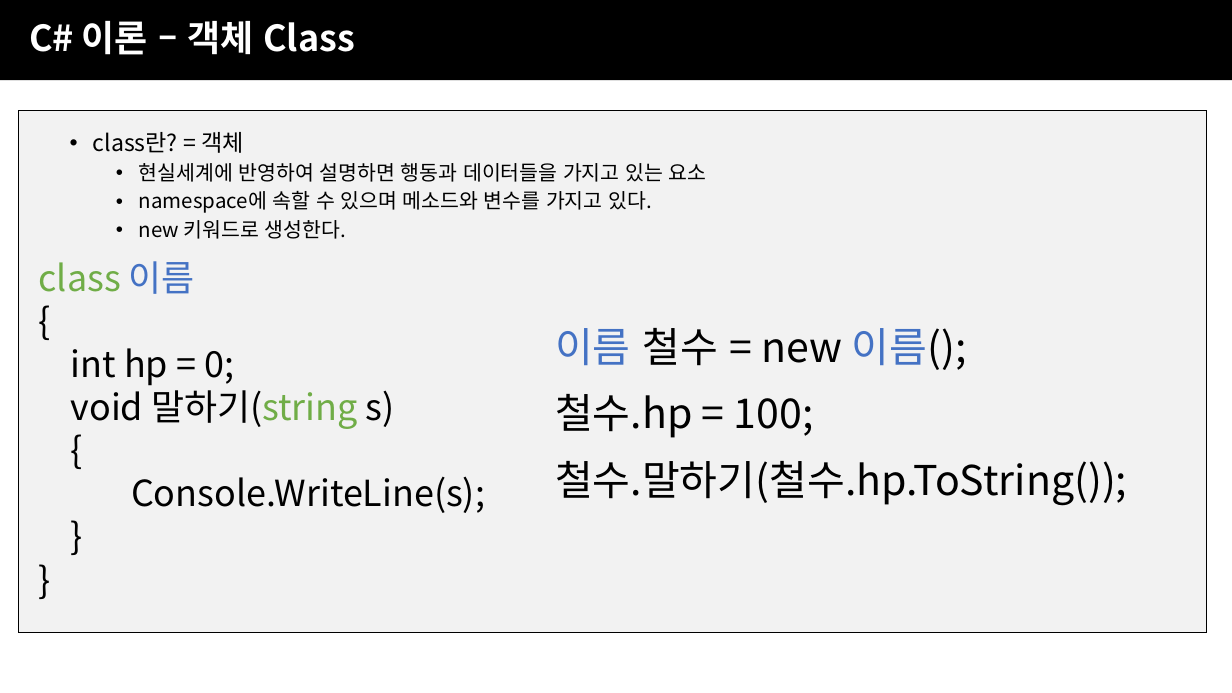
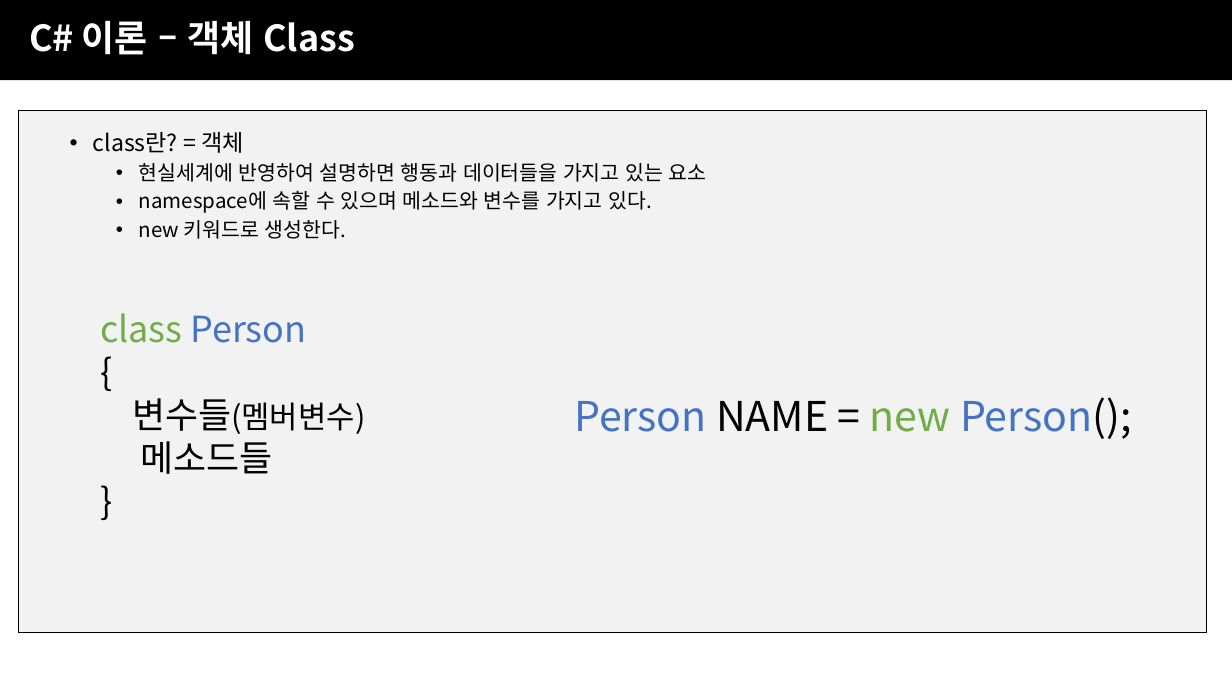
Before and after one commit to JJaery/SBSGameAcademy3, a slide deck: slide 13 of 2주차/SBS게임아카데미_UNITY주말4개월_2주차.pptx (slide 6 before the commit). Drawn at 1232x693 pixels with LibreOffice and Linux fonts; fonts in the diff are those of the drawing; background and template pictures are left out. Boxes give left, top, right and bottom in pixels: in the first picture for what was removed or moved away, otherwise in the second. Text is boxed around its words. In the diff, an @@ line names an element or a change of style, - is before the commit and + after.

```diff
--- a/2주차/SBS게임아카데미_UNITY주말4개월_2주차.pptx
+++ b/2주차/SBS게임아카데미_UNITY주말4개월_2주차.pptx
@@ text "class Person": place and size @@
-text "class Person" at (39, 261, 485, 513)
+text "class Person" at (100, 313, 365, 474)
@@ text at (100, 313, 306, 343): text changed; text colour #70AD47 to #4472C4 @@
-class 이름
+class Person
@@ text at (132, 398, 365, 474): text changed @@
-int hp = 0;
-void 말하기(string s)
-{
-Console.WriteLine(s);
-}
-}
+변수들(멤버변수)
+메소드들
+}
@@ text removed at (555, 394, 814, 438) @@
-철수.hp = 100;
@@ text at (574, 397, 1132, 439): text changed; text colour #000000 to #4472C4 @@
-이름 철수 = new 이름();
+Person NAME = new Person();
@@ text removed at (555, 461, 1127, 506) @@
-철수.말하기(철수.hp.ToString());
```
Also in this commit, not shown: 18 other slides changed, 9 slides added.
